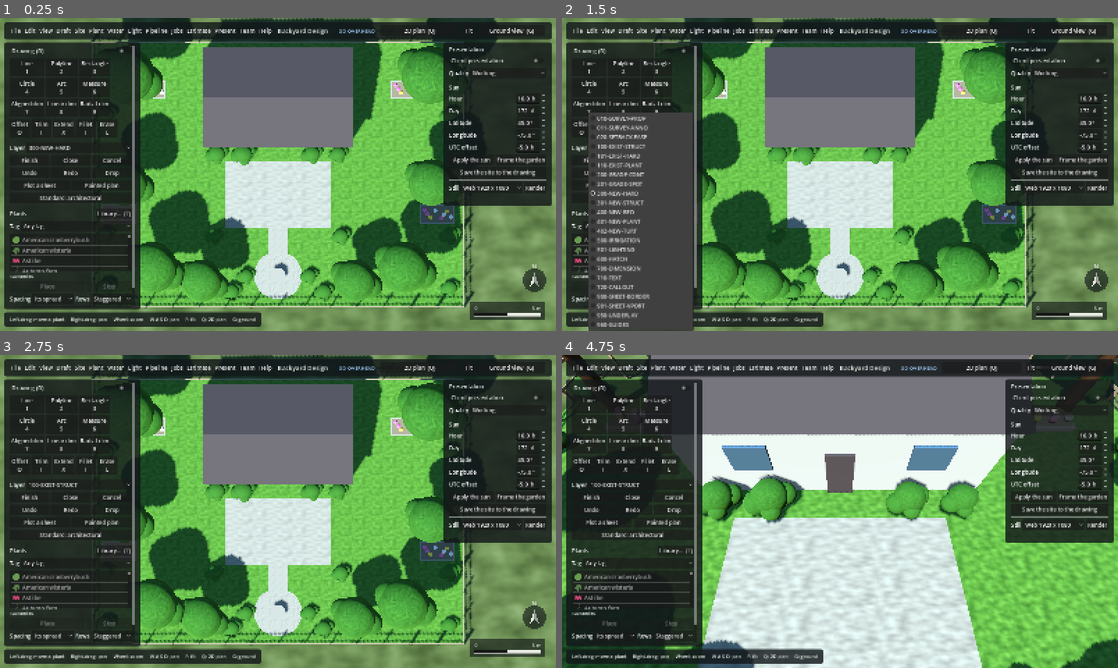
Above: before the commit, frames 1-4 (two rows, left to right).
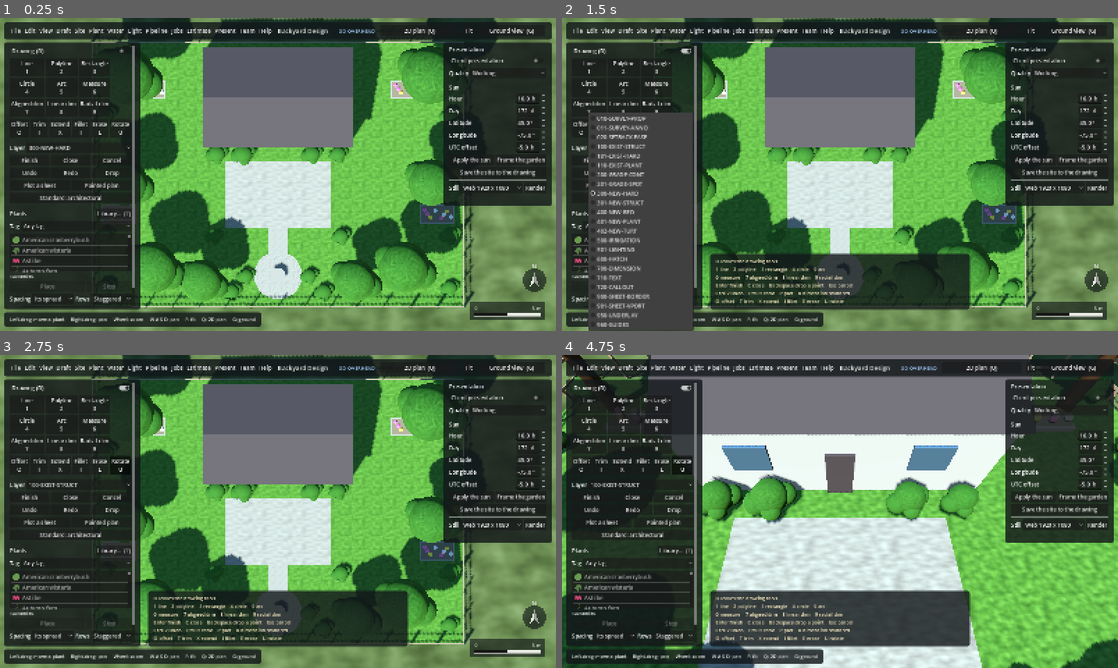
Above: after the commit, the same moments.

Repository: evanmac03/landscaping-planner
Game: Godot game, scene res://scenes/main.tscn
The game is run twice, just before and just after one commit, with the same random seed, the same clock (stepped at 60 frames per second) and the same inputs.
Inputs (mouse positions are in pixels of both pictures, inside the frame that each line leads up to):
- Up to frame 1 (0.25 s): no input
- Up to frame 2 (1.5 s): click (684, 127) at 0.5 s, where only the run after the commit has a clickable "Rotate U"; click "300-NEW-HARD" at 1.25 s
- Up to frame 3 (2.75 s): click "300-NEW-HARD" at 2 s
- Up to frame 4 (4.75 s): click "Fit" at 2.75 s; click "Ground view (G)" at 3.5 s; tap Enter (draft_finish) at 4.25 s; move the mouse to (962, 495) at 4.27 s; hold W (move_forward) from 4.28 s (still down); hold E (edit_erase) from 4.28 s (still down); click (962, 495) at 4.42 s; tap U (edit_rotate, bound only after the commit) at 4.55 s

The runs differ from the first frame. In frame 1, 0.2% of the frame differs, in the area x 2-24%, y 32-38%; in frame 2, 8.5%; in frame 3, 8.7%; in frame 4, 8.9%, in the area x 2-74%, y 9-94%.

Commit message:
Drafting: a rotate command, and the arc turn it exposed
The Edit menu had offset, trim, extend, fillet and erase but no way to
turn a shape, even though DraftEntity.rotate_about already existed. It
was dead code, and it was wrong.

Rotate about a pivot was implemented as "rotate every definition point".
That works for a line, a polyline or a polygon, but an arc stores a
centre, a radius and two angles rather than points, and set_point reads
an arc's point 0 as "move the centre and keep the two ends where they
are" - a different operation - with no branch at all for points 1 and 2.
So turning a 3 m arc of sweep 1.1 moved its centre, recomputed its
radius as 2.28 and turned its sweep into -1.86, drifting 5.28 m off
where a rigid turn puts it. Fixed by handling the kinds that store a
centre explicitly: the orientation parameter turns, the centre is
carried around the pivot, and the generic point loop is left to the
kinds that really are points.

The command itself:

- DraftEdit.rotate(entity, centre, angle) returns a copy, refuses a turn
  of nothing, and reads the angle the way Vector2.angle does - from +X
  toward +Y - so the bearing of the third click is the answer.
- DraftController gains EditKind.ROTATE: pick a shape, pick the point to
  turn it about, click the direction to turn it to. The shape is replaced
  rather than duplicated, so it keeps its id and its place in the draw
  order, and the whole turn is one undo step.
- Bound to U: R, the mnemonic, toggles the painted plan, and every other
  letter of the word is taken (O offset, T trim, A walks the camera,
  E erase).
- The palette gains the button, the Edit menu gains the row (both walk
  EDIT_TOOLS), and the legend still fits its six lines.

PALETTE_EDIT_CELL_WIDTH drops to 50 so six cells still fit the column:
the palette is centre-anchored, so letting it grow would have walked the
plant list out from under the clicks a person has learned. Measured with
hud_layout_check, which now also checks what is inside the panels rather
than only where they are - the palette column and the widest legend line
against the panels that hold them.

11 new tests, including one that asserts a turn is rigid on the outline
for every kind, which is the assertion an arc failed. 2535 passed.

Diff:
--- a/project.godot
+++ b/project.godot
@@ -240,6 +240,11 @@
 "events": [Object(InputEventKey,"resource_local_to_scene":false,"resource_name":"","device":-1,"window_id":0,"alt_press …(190 unchanged characters)…
 ]
 }
+edit_rotate={
+"deadzone": 0.5,
+"events": [Object(InputEventKey,"resource_local_to_scene":false,"resource_name":"","device":-1,"window_id":0,"alt_pressed":false,"shift_pressed":false,"ctrl_pressed":false,"meta_pressed":false,"pressed":false,"keycode":0,"physical_keycode":85,"key_label":0,"unicode":0,"location":0,"echo":false,"script":null)
+]
+}
 
 [layer_names]
 
--- a/scripts/draft/draft_controller.gd
+++ b/scripts/draft/draft_controller.gd
@@ -57,6 +57,7 @@
 	EXTEND,
 	FILLET,
 	ERASE,
+	ROTATE,
 }
 
 ## The words each edit command is introduced by, so the status line, the menu and
@@ -67,6 +68,7 @@
 	EditKind.EXTEND: "Extend",
 	EditKind.FILLET: "Fillet",
 	EditKind.ERASE: "Erase",
+	EditKind.ROTATE: "Rotate",
 }
 
 ## How near the cursor has to come to a shape, in screen pixels, before a pick
@@ -402,6 +404,13 @@
 			hint = "pick the first line" if _edit_picked.is_empty() else "pick the second line"
 		EditKind.ERASE:
 			hint = "pick what to erase"
+		EditKind.ROTATE:
+			if _edit_picked.is_empty():
+				hint = "pick the shape to turn"
+			elif _edit_points.is_empty():
+				hint = "pick the point to turn it about"
+			else:
+				hint = "click the direction to turn it to"
 	var text := "%s  ·  %s" % [edit_label(edit_kind), hint]
 	if edit_kind == EditKind.FILLET:
 		text += "  ·  radius %s" % document.units.format_length(fillet_radius)
@@ -842,6 +851,8 @@
 			_edit_fillet(world)
 		EditKind.ERASE:
 			_edit_erase(world)
+		EditKind.ROTATE:
+			_edit_rotate(world)
 
 
 ## Trim: cut the picked piece of a line out against every other editable shape.
@@ -891,6 +902,53 @@
 	document.begin_gesture()
 	document.remove(target.id)
 	last_message = "erased"
+
+
+## Rotate: pick a shape, pick the point to turn it about, then click the direction to turn it to.
+##
+## The angle is read off the third pick the way `Vector2.angle()` reads one - from +X toward +Y - so
+## clicking due east is a turn of nothing and clicking due north is a quarter turn. That is the CAD
+## convention for "specify the rotation angle", and it is the one that lets a designer aim a shape at
+## something on the plan rather than work out a number: the direction clicked *is* the answer.
+##
+## The shape is replaced rather than duplicated. Offsetting makes a second shape and leaves the first,
+## which is why offset is a drawing aid; turning changes the shape that is already there, which is why
+## this keeps the original's id and its place in the draw order.
+##
+## The key is U because every letter that spells the command is spoken for - R toggles the painted
+## plan, O is offset, T trim, A walks the camera, E erases - and U was the free key nearest the
+## drafting run.
+func _edit_rotate(world: Vector2) -> void:
+	if _edit_picked.is_empty():
+		var target = _pick_world(world)
+		if target == null:
+			last_message = "nothing there to turn"
+			return
+		_edit_picked = [target]
+		last_message = "pick the point to turn it about"
+		return
+	if _edit_points.is_empty():
+		_edit_points = [world]
+		last_message = "click the direction to turn it to"
+		return
+	var source = _edit_picked[0]
+	var pivot: Vector2 = _edit_points[0]
+	var angle: float = (world - pivot).angle()
+	_edit_picked = []
+	_edit_points = []
+	var result: Dictionary = EditScript.rotate(source, pivot, angle)
+	if not bool(result["ok"]):
+		last_message = String(result["reason"])
+		return
+	var turned = result["entities"][0]
+	document.begin_gesture()
+	document.replace(source.id, turned)
+	last_message = "turned by %s" % _turn_words(angle)
+
+
+## An angle in words, for the line the command reports itself on.
+static func _turn_words(angle: float) -> String:
+	return String.num(rad_to_deg(angle), 1) + "°"
 
 
 ## Offset: pick a shape, then the side and distance. The offset is a new shape; the
--- a/scripts/draft/draft_edit.gd
+++ b/scripts/draft/draft_edit.gd
@@ -156,6 +156,28 @@
 			out.append(current[0])
 	out.append(offset_segments[offset_segments.size() - 1][1])
 	return out
+
+
+# --- rotate ---------------------------------------------------------------------------
+
+
+## Turn one entity rigidly about a pivot, returning a copy.
+##
+## A copy rather than a change to the entity handed in, for the reason the whole module gives:
+## editing is a replacement, and the caller decides how the replacement is recorded - wholesale, or
+## in place of the original as the controller does.
+##
+## `angle` is in radians, read the way `Vector2.angle()` reads one - from +X toward +Y - so a caller
+## can hand over the bearing of the point the user clicked and mean it. A turn of nothing is refused
+## rather than returned as an unchanged copy, so no gesture that did nothing is ever recorded.
+static func rotate(entity, centre: Vector2, angle: float) -> Dictionary:
+	if entity == null:
+		return _failed("there is nothing to turn")
+	if is_zero_approx(angle):
+		return _failed("turning by nothing is nothing")
+	var turned = entity.copy()
+	turned.rotate_about(centre, angle)
+	return _ok([turned])
 
 
 # --- trim and extend ------------------------------------------------------------------
--- a/scripts/draft/draft_entity.gd
+++ b/scripts/draft/draft_entity.gd
@@ -388,16 +388,36 @@
 		set_point(index, p + offset)
 
 
-## Rotate every point about a centre, for the rotate tool.
+## Turn about a centre, for the turn tool. A rigid turn: a circle keeps its radius, a rectangle and a
+## regular polygon keep their size, an arc keeps its radius and its sweep, and a bulge - which is
+## tan(sweep / 4) - is unchanged by a rotation, so nothing here touches one.
+##
+## A kind that stores a *centre* has to be handled explicitly rather than point by point. Its
+## orientation parameter turns by the angle while its own centre is carried around the pivot. An arc
+## in particular cannot be turned the generic way at all: `set_point` reads an arc's point 0 as "move
+## the centre and keep the two ends where they are", which is a different operation entirely, and it
+## has no branch for points 1 and 2. So an arc turned through the generic loop would have been left
+## mangled rather than turned - which is why this is spelled out per kind.
 func rotate_about(centre: Vector2, angle: float) -> void:
-	if kind == Kind.RECT or kind == Kind.REGULAR_POLY:
-		params[4] += angle
-	elif kind == Kind.TEXT:
-		params[2] += angle
-	var count := point_count()
-	for index in count:
-		var p := point(index)
-		set_point(index, centre + (p - centre).rotated(angle))
+	var orientation := -1
+	match kind:
+		Kind.RECT, Kind.REGULAR_POLY:
+			orientation = 4
+		Kind.ARC:
+			orientation = 3
+		Kind.TEXT:
+			orientation = 2
+	if orientation >= 0:
+		params[orientation] += angle
+	match kind:
+		Kind.CIRCLE, Kind.RECT, Kind.REGULAR_POLY, Kind.ARC, Kind.TEXT:
+			var anchor := Vector2(params[0], params[1])
+			var moved := centre + (anchor - centre).rotated(angle)
+			params[0] = moved.x
+			params[1] = moved.y
+		_:
+			for index in point_count():
+				set_point(index, centre + (point(index) - centre).rotated(angle))
 
 
 func copy() -> DraftEntity:
--- a/scripts/hud.gd
+++ b/scripts/hud.gd
@@ -73,11 +73,17 @@
 		"Round the corner where two lines meet"],
 	[&"edit_erase", "erase", DraftControllerScript.EditKind.ERASE,
 		"Take the picked shape off the drawing"],
+	[&"edit_rotate", "rotate", DraftControllerScript.EditKind.ROTATE,
+		"Turn the picked shape about a point you pick, to the direction you click"],
 ]
 
 ## How many entries share a line before the legend wraps.
 const DRAFTING_TOOLS_PER_ROW := 5
 const DRAFTING_COMMANDS_PER_ROW := 4
+## The editing commands get their own line count. Six of them still share one legend
+## line, which is what the panel has room for; the drawing tools' five across would
+## have pushed them onto a seventh line and off the panel.
+const EDIT_TOOLS_PER_ROW := 6
 const DRAFTING_ROW_GAP := "    "
 
 ## The palette: three tools across, which is what makes it a palette rather than a
@@ -85,11 +91,12 @@
 ## its key underneath.
 const PALETTE_COLUMNS := 3
 const PALETTE_CELL_WIDTH := 86.0
-## The editing commands share one row of five: they have one-word names, and the
-## palette has to fit the whole column without pushing the plant list off the foot
-## of the screen.
-const PALETTE_EDIT_COLUMNS := 5
-const PALETTE_EDIT_CELL_WIDTH := 58.0
+## The editing commands share one row: they have one-word names, and the palette has
+## to fit the whole column without widening the palette - which is centre-anchored, so
+## growing it would walk the plant list out from under the clicks a person has learned.
+## Six across at 50 keeps the column inside the width the panel already had.
+const PALETTE_EDIT_COLUMNS := 6
+const PALETTE_EDIT_CELL_WIDTH := 50.0
 
 ## The client presentation: the budgets it can be shown at, and the sizes a proposal
 ## still is rendered at. Both are read from the tables that act on them rather than
@@ -516,7 +523,7 @@
 	rows.append("%s leaves the drawing tools" % _key_label(&"draft_mode"))
 	rows.append_array(_wrap(_entries(DRAFTING_TOOLS), DRAFTING_TOOLS_PER_ROW))
 	rows.append_array(_wrap(_entries(DRAFTING_COMMANDS), DRAFTING_COMMANDS_PER_ROW))
-	rows.append_array(_wrap(_entries(EDIT_TOOLS), DRAFTING_TOOLS_PER_ROW))
+	rows.append_array(_wrap(_entries(EDIT_TOOLS), EDIT_TOOLS_PER_ROW))
 	return rows
 
 
--- a/scripts/view_controller.gd
+++ b/scripts/view_controller.gd
@@ -709,6 +709,9 @@
 		return
 	if event.is_action_pressed("edit_erase"):
 		_arm_edit(DraftControllerScript.EditKind.ERASE)
+		return
+	if event.is_action_pressed("edit_rotate"):
+		_arm_edit(DraftControllerScript.EditKind.ROTATE)
 		return
 
 	if event.is_action_pressed("fit_view"):
--- a/tests/test_draft_core.gd
+++ b/tests/test_draft_core.gd
@@ -433,6 +433,70 @@
 	assert(is_equal_approx(circle.params[2], 2.5))
 
 
+## A turn is rigid: every point of the outline lands exactly where the same turn about the same pivot
+## would put it. Asserting on the outline rather than on the stored parameters is what makes this a
+## test of the turn rather than a test of the parameter layout - and it is the assertion an arc fails,
+## because an arc stores a centre, a radius and two angles rather than points, so a turn implemented
+## "rotate every point" moves an arc's centre to where a point's turn would have put it and then
+## recomputes the arc around the *old* ends.
+func test_a_turn_is_rigid_for_every_kind() -> void:
+	var pivot := Vector2(-3.0, 5.0)
+	var angle := deg_to_rad(37.0)
+	# A bulged polyline belongs in here: a bulge is tan(sweep / 4), which a rotation leaves alone, so
+	# the sampled arc has to turn with its chord.
+	var bulged := Entity.make_polyline(PackedVector2Array([
+		Vector2(0, 0), Vector2(6, 0), Vector2(6, 4)]), false)
+	bulged.bulges = PackedFloat64Array([0.4, 0.0, 0.0])
+	var shapes: Array = [
+		Entity.make_line(Vector2(0, 0), Vector2(4, 2)),
+		Entity.make_arc(Vector2(0, 0), 3.0, 0.2, 1.1),
+		Entity.make_rectangle(Vector2(2, 1), Vector2(4, 3), 0.3),
+		Entity.make_regular_polygon(Vector2(1, -2), 2.0, 6, 0.4),
+		Entity.make_polyline(PackedVector2Array([
+			Vector2(0, 0), Vector2(5, 0), Vector2(5, 3)]), true),
+		bulged,
+		Entity.make_dimension(Vector2(0, 0), Vector2(4, 0)),
+	]
+	for shape in shapes:
+		var before: PackedVector2Array = shape.outline()
+		assert(before.size() >= 2, "a drawn shape has an outline to turn")
+		shape.rotate_about(pivot, angle)
+		var after: PackedVector2Array = shape.outline()
+		assert(after.size() == before.size(), "a turn does not change how finely a shape is sampled")
+		for index in before.size():
+			var want: Vector2 = pivot + (before[index] - pivot).rotated(angle)
+			assert(after[index].distance_to(want) < 0.0001,
+				"point %d of kind %d turned by 37 degrees lands at %s, not %s"
+					% [index, shape.kind, after[index], want])
+
+
+## A circle is the one shape that cannot be checked point for point, and it is the shape that proves
+## why the check is on the outline: a circle has no orientation, so a turn leaves the *same* circle at
+## a new centre, and its outline is sampled from angle 0 about whatever centre it has. The samples
+## therefore do not turn with it even though the circle did. Its centre and radius are what say so.
+func test_a_turn_moves_a_circles_centre_and_leaves_its_radius() -> void:
+	var pivot := Vector2(-3.0, 5.0)
+	var angle := deg_to_rad(37.0)
+	var circle := Entity.make_circle(Vector2(1, 1), 2.5)
+	circle.rotate_about(pivot, angle)
+	var want: Vector2 = pivot + (Vector2(1, 1) - pivot).rotated(angle)
+	assert(Vector2(circle.params[0], circle.params[1]).is_equal_approx(want),
+		"a circle's centre is carried around the pivot")
+	assert(is_equal_approx(circle.params[2], 2.5), "and a turn does not change its radius")
+	for sampled: Vector2 in circle.outline():
+		assert(is_equal_approx(sampled.distance_to(want), 2.5), "so it is still a circle of radius 2.5")
+
+
+## Text has no outline to compare - it is drawn from its own font - so its turn is checked on what it
+## does store: the point it sits at, and the angle its baseline runs at.
+func test_text_turns_about_its_own_anchor() -> void:
+	var text := Entity.make_text(Vector2(2, 2), "bed", 0.25)
+	text.rotate_about(Vector2(2, 2), deg_to_rad(90.0))
+	assert(text.point(0).is_equal_approx(Vector2(2, 2)), "a turn about its own anchor leaves it there")
+	assert(is_equal_approx(text.params[2], 0.25 + deg_to_rad(90.0)),
+		"and its baseline turns by the angle as well")
+
+
 func test_entity_round_trips_through_serialisation() -> void:
 	var original := Entity.make_polyline(PackedVector2Array([
 		Vector2(1.25, 2.5), Vector2(3.75, 4.125)]), false)
--- a/tests/test_draft_edit.gd
+++ b/tests/test_draft_edit.gd
@@ -215,3 +215,44 @@
 	# A pick exactly at the corner leaves the kept half undecided.
 	var result := Edit.fillet(a, b, 1.0, Vector2(0, 0), Vector2(0, 5))
 	assert(not result["ok"], "an ambiguous pick is refused rather than guessed")
+
+
+# --- rotate -------------------------------------------------------------------------
+
+
+## A turn hands back a copy, for the reason the whole module gives: editing is a replacement, and the
+## caller decides how the replacement is recorded. So the shape it was asked about must be untouched.
+func test_a_turn_hands_back_a_copy_and_leaves_the_original_alone() -> void:
+	var line := Entity.make_line(Vector2(0, 0), Vector2(10, 0))
+	var result := Edit.rotate(line, Vector2(0, 0), PI * 0.5)
+	assert(result["ok"], "a line turns")
+	assert(result["entities"].size() == 1, "into one shape")
+	var turned = result["entities"][0]
+	assert(turned != line, "it is a copy")
+	assert(_near(line.point(0), Vector2(0, 0)), "the original did not move")
+	assert(_near(line.point(1), Vector2(10, 0)), "either end")
+	assert(_near(turned.point(0), Vector2(0, 0)), "the copy turned about the pivot it was given")
+	assert(_near(turned.point(1), Vector2(0, 10)), "a quarter turn takes +x to +y")
+
+
+## The angle is read the way the third click is read - from +X toward +Y - so a caller can hand over
+## the bearing of a point and mean it. A whole turn is a turn, and it is not refused for being large.
+func test_the_angle_is_a_bearing_from_the_positive_x_axis() -> void:
+	var line := Entity.make_line(Vector2(1, 0), Vector2(2, 0))
+	var pivot := Vector2(0, 0)
+	# A point clicked due +y is a quarter turn; one clicked due -y is three quarters.
+	var quarter = Edit.rotate(line, pivot, Vector2(0, 5).angle())["entities"][0]
+	assert(_near(quarter.point(1), Vector2(0, 2)), "a click due north is a quarter turn")
+	var three_quarters = Edit.rotate(line, pivot, Vector2(0, -5).angle())["entities"][0]
+	assert(_near(three_quarters.point(1), Vector2(0, -2)), "a click due south is three quarters")
+
+
+## A gesture that did nothing is refused rather than recorded, the way a zero offset is. Otherwise a
+## turn of nothing would land on the undo stack as a step that changes nothing.
+func test_turning_by_nothing_is_refused() -> void:
+	var line := Entity.make_line(Vector2(0, 0), Vector2(10, 0))
+	var still := Edit.rotate(line, Vector2(5, 5), 0.0)
+	assert(not still["ok"], "a turn of nothing is refused")
+	assert(still["reason"].contains("nothing"), "and the reason says as much")
+	assert(Edit.rotate(null, Vector2(5, 5), 1.0)["reason"].contains("nothing"),
+		"as is asking to turn nothing at all")
--- a/tests/test_draft_edit_tools.gd
+++ b/tests/test_draft_edit_tools.gd
@@ -234,6 +234,81 @@
 	controller.free()
 
 
+# --- rotate -----------------------------------------------------------------------
+
+
+## Turning replaces the shape rather than leaving a second one beside it. Offsetting makes a pair and
+## keeps both, because offset is a drawing aid; turning something changes the thing that is there.
+## The id survives too, so whatever else refers to the shape - a fill, a zone, the undo stack's idea
+## of what is on the sheet - still finds it.
+func test_turning_replaces_the_shape_rather_than_copying_it() -> void:
+	var controller = _controller()
+	var id: int = controller.document.add(_line(1, 0, 2, 0), LayerSet.NEW_HARDSCAPE)
+	controller.arm_edit(EditKind.ROTATE)
+	controller.edit_at(Vector2(1.5, 0.0))
+	assert(controller.document.count() == 1, "the first pick only chooses the shape")
+	controller.edit_at(Vector2(0, 0))
+	assert(controller.document.count() == 1, "the second only sets the pivot")
+	controller.edit_at(Vector2(0, 5))
+	assert(controller.document.count() == 1, "and the third turns it in place")
+	var turned = controller.document.get_entity(id)
+	assert(turned != null, "it is still the same shape on the sheet")
+	assert(turned.point(0).is_equal_approx(Vector2(0, 1)), "a click due north is a quarter turn")
+	assert(turned.point(1).is_equal_approx(Vector2(0, 2)), "so +x became +y")
+	controller.free()
+
+
+func test_a_turn_is_one_undoable_step() -> void:
+	var controller = _controller()
+	controller.document.add(_line(1, 0, 2, 0), LayerSet.NEW_HARDSCAPE)
+	controller.arm_edit(EditKind.ROTATE)
+	controller.edit_at(Vector2(1.5, 0.0))
+	controller.edit_at(Vector2(0, 0))
+	controller.edit_at(Vector2(0, 5))
+	assert(controller.document.undo_last(), "a turn can be taken back")
+	var back = controller.document.entities()[0]
+	assert(back.point(1).is_equal_approx(Vector2(2, 0)), "and one step puts the whole shape back")
+	controller.free()
+
+
+func test_turning_nothing_says_so() -> void:
+	var controller = _controller()
+	controller.document.add(_line(0, 0, 10, 0), LayerSet.NEW_HARDSCAPE)
+	controller.arm_edit(EditKind.ROTATE)
+	controller.edit_at(Vector2(5, 5))
+	assert(controller.document.count() == 1, "nothing was picked, so nothing turned")
+	assert(controller.last_message.contains("nothing"), "and it said so")
+	controller.free()
+
+
+## The angle is the *bearing* of the third click, not a drag from the shape, so clicking back along
+## the pivot is a turn of nothing and is refused rather than recorded as a step that did nothing.
+func test_a_click_on_the_pivot_is_a_turn_of_nothing_and_is_refused() -> void:
+	var controller = _controller()
+	controller.document.add(_line(1, 0, 2, 0), LayerSet.NEW_HARDSCAPE)
+	controller.arm_edit(EditKind.ROTATE)
+	controller.edit_at(Vector2(1.5, 0.0))
+	controller.edit_at(Vector2(0, 0))
+	controller.edit_at(Vector2(0, 0))
+	assert(controller.last_message.contains("nothing"), "turning by nothing is refused")
+	assert(controller.document.entities()[0].point(1).is_equal_approx(Vector2(2, 0)), "unchanged")
+	controller.free()
+
+
+func test_the_status_line_prompts_each_of_the_turns_three_picks() -> void:
+	var controller = _controller()
+	controller.arm_edit(EditKind.ROTATE)
+	assert(controller.status().contains("shape to turn"))
+	controller.document.add(_line(1, 0, 2, 0), LayerSet.NEW_HARDSCAPE)
+	controller.edit_at(Vector2(1.5, 0.0))
+	assert(controller.status().contains("point to turn it about"))
+	controller.edit_at(Vector2(0, 0))
+	assert(controller.status().contains("direction to turn it to"))
+	controller.edit_at(Vector2(0, 5))
+	assert(controller.last_message.contains("90.0"), "and it reports the angle it turned by")
+	controller.free()
+
+
 # --- staying out of the way -------------------------------------------------------
 
 
--- a/tests/test_hud_hints.gd
+++ b/tests/test_hud_hints.gd
@@ -112,7 +112,7 @@
 		assert(legend.contains("%s %s" % [key, pair[1]]), "the legend does not say %s" % key)
 		assert(not keys.has(key), "%s is not shared with another command" % key)
 		keys.append(key)
-	assert(keys == ["O", "T", "X", "I", "E"], "the edit keys are the ones promised")
+	assert(keys == ["O", "T", "X", "I", "E", "U"], "the edit keys are the ones promised")
 
 
 ## The edit commands are exactly the controller's own set, so a command cannot
--- a/tools/hud_layout_check.gd
+++ b/tools/hud_layout_check.gd
@@ -27,6 +27,11 @@
 	"KeysPanel": "Page", "SiteReportPanel": "Page", "SurveyPanel": "Page", "DxfPanel": "Page",
 	"HatchPanel": "Page", "WaterPanel": "Page", "LightPanel": "Page",
 }
+
+
+## Whether what wants a width has it, in the words the check reports it with.
+static func _fits(wants: float, have: float) -> String:
+	return "FITS" if wants <= have else "OVERFLOWS BY %.1f px" % (wants - have)
 
 
 func _ready() -> void:
@@ -76,9 +81,36 @@
 	if top_bar != null and row != null:
 		var wants: float = row.get_combined_minimum_size().x
 		print("  TopBar row wants %.1f px, panel is %.1f px  ->  %s" % [
-			wants, top_bar.size.x,
-			"FITS" if wants <= top_bar.size.x else "OVERFLOWS BY %.1f px" % (wants - top_bar.size.x),
+			wants, top_bar.size.x, _fits(wants, top_bar.size.x),
 		])
+
+	# What is *inside* the panels, because a panel's own rectangle says nothing about whether its
+	# contents fit: the palette's grids are as wide as the tables that build them, and the legend is one
+	# line per row of those tables. A table that grows can quietly push both past their panel.
+	print("--- content fitting ---")
+	var palette_panel: Control = root.get_node_or_null(^"Palette") as Control
+	var palette_column: Control = root.find_child("PaletteColumn", true, false) as Control
+	if palette_panel != null and palette_column != null:
+		var palette_was: bool = palette_panel.visible
+		palette_panel.visible = true
+		await get_tree().process_frame
+		var column_wants: float = palette_column.get_combined_minimum_size().x
+		print("  PaletteColumn wants %6.1f px, Palette panel is %6.1f px  ->  %s" % [
+			column_wants, palette_panel.size.x, _fits(column_wants, palette_panel.size.x),
+		])
+		palette_panel.visible = palette_was
+	var hints_panel: Control = root.get_node_or_null(^"DraftHints") as Control
+	var legend: Control = root.find_child("DraftHintsLabel", true, false) as Control
+	if hints_panel != null and legend != null:
+		var hints_was: bool = hints_panel.visible
+		hints_panel.visible = true
+		await get_tree().process_frame
+		var legend_wants: float = legend.get_combined_minimum_size().x
+		var legend_lines: int = (legend as Label).text.split("\n").size()
+		print("  widest legend line wants %6.1f px, DraftHints panel is %6.1f px over %d lines  ->  %s" % [
+			legend_wants, hints_panel.size.x, legend_lines, _fits(legend_wants, hints_panel.size.x),
+		])
+		hints_panel.visible = hints_was
 
 	print("--- panel rectangles that meet ---")
 	var names: Array = measured.keys()
